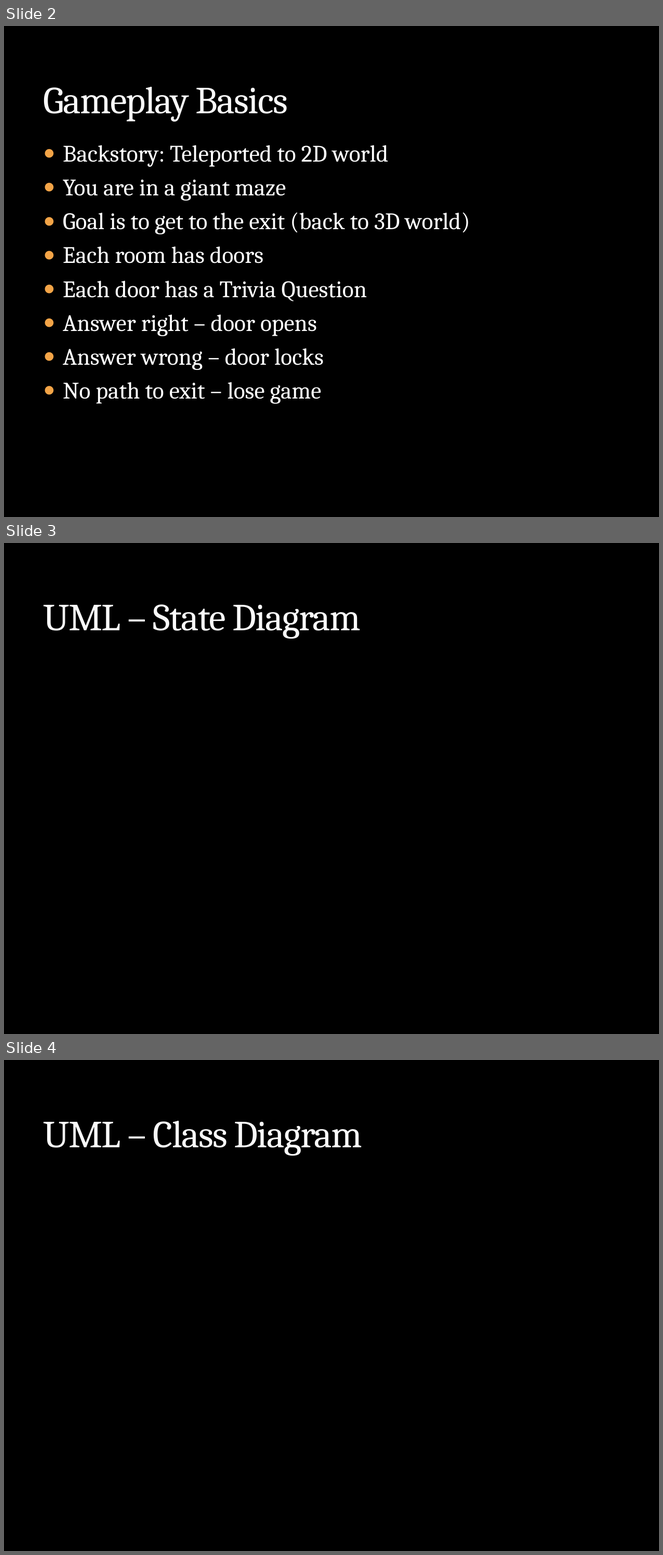
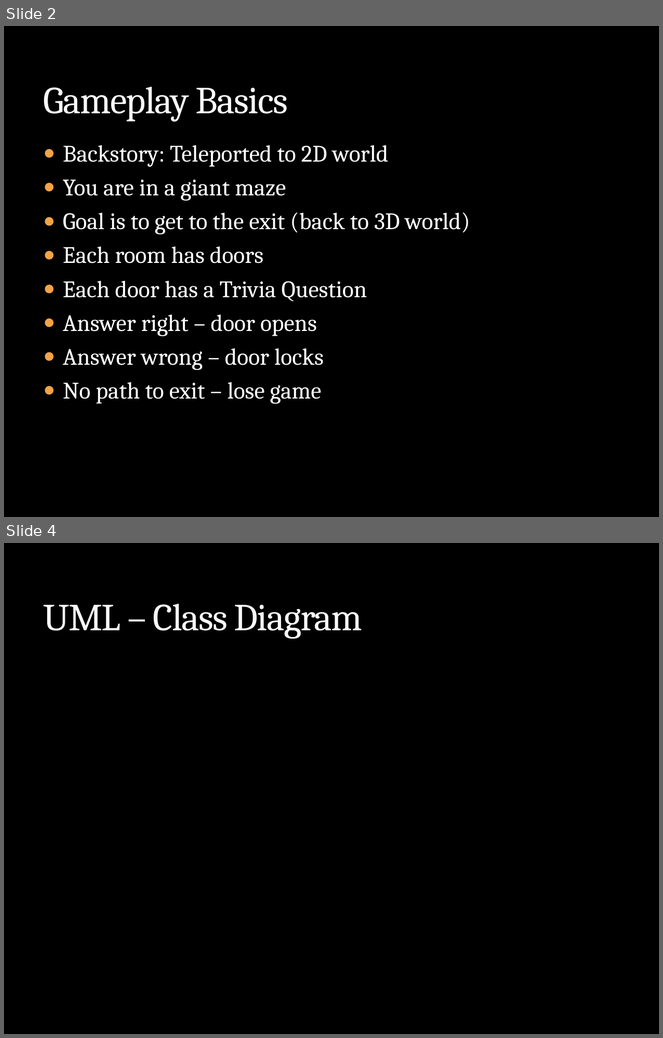
Before and after one commit to isaiahgrant/MacroSoftRepo, a slide deck: Trivia_Maze_Project/Resources/Presentation/Macrosoft’s TriviaMaze.pptx. Shown one above the other, each under a label of ours: slides 2, 3 and 4 before the commit, slides 2 and 4 after it; the slides between them are not shown. The pictures are 663x1555 and 663x1038 pixels, drawn with LibreOffice and Linux fonts; fonts in the diff are those of the drawing; background and template pictures are left out. Boxes give left, top, right and bottom in pixels: in the first picture for what was removed or moved away, otherwise in the second. Text is boxed around its words. In the diff, an @@ line names an element or a change of style, - is before the commit and + after.

Commit message:
Updated State Diagram via Austin's new image
Added state diagram to powerpoint

```diff
--- a/Trivia_Maze_Project/Resources/Presentation/Macrosoft’s TriviaMaze.pptx
+++ b/Trivia_Maze_Project/Resources/Presentation/Macrosoft’s TriviaMaze.pptx
@@ slide 3 removed at (x1=4, y1=543, x2=659, y2=1034), background picture (left out) @@
@@ title removed at (x1=43, y1=604, x2=361, y2=639) @@
-UML – State Diagram
```
Also in this commit, not shown: 1 slide added, 1 other file.
